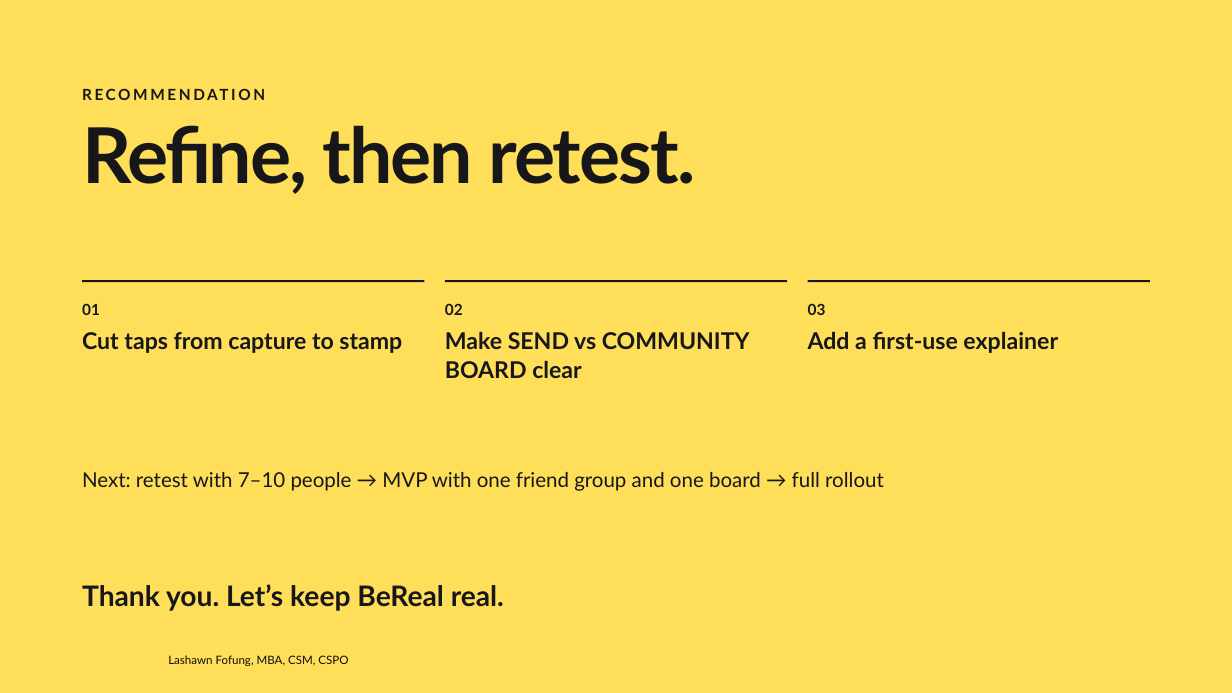
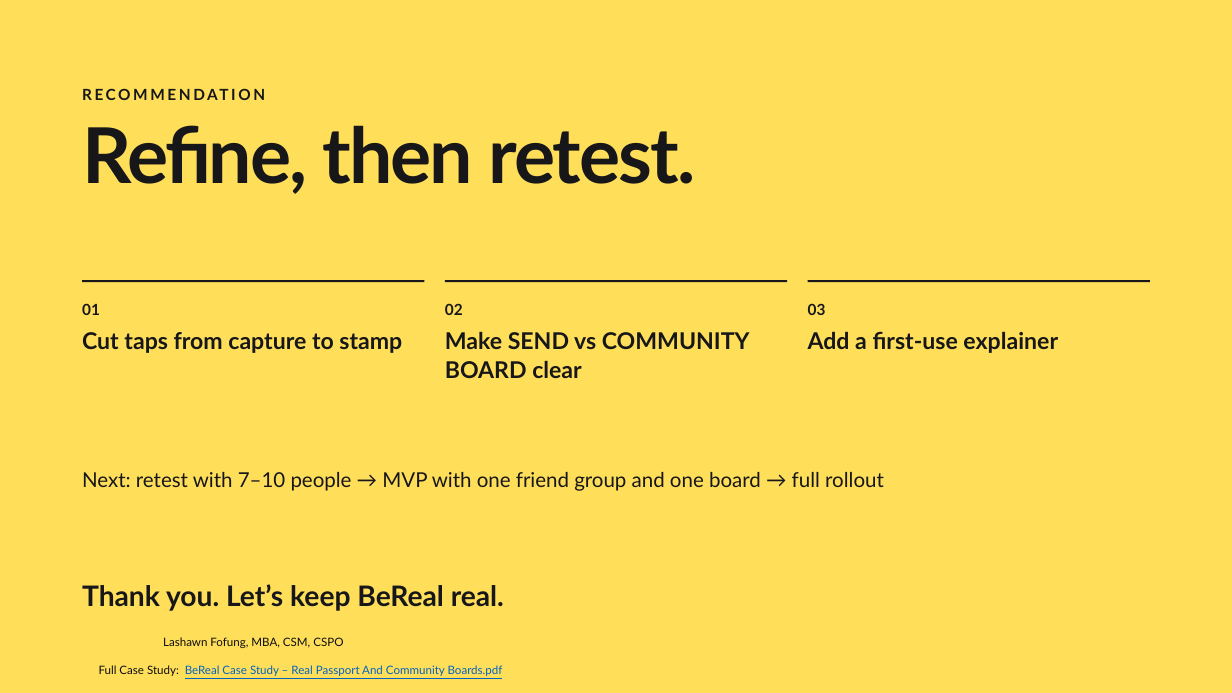
Before and after one commit to LashawnFofung/BeReal-RealProcess, a slide deck: slide 7 of Pitch/BeReal Passport And Community Boards Pitch.pptx. Drawn at 1232x693 pixels with LibreOffice and Linux fonts; fonts in the diff are those of the drawing. Boxes give left, top, right and bottom in pixels: in the first picture for what was removed or moved away, otherwise in the second. Text is boxed around its words. In the diff, an @@ line names an element or a change of style, - is before the commit and + after.

```diff
--- a/Pitch/BeReal Passport And Community Boards Pitch.pptx
+++ b/Pitch/BeReal Passport And Community Boards Pitch.pptx
@@ text "Lashawn Fofung, MBA, CSM, CSPO": place and size @@
-text "Lashawn Fofung, MBA, CSM, CSPO" at box(168, 655, 348, 666)
+text "Lashawn Fofung, MBA, CSM, CSPO" at box(163, 637, 343, 648)
@@ text added at box(99, 665, 503, 676), 9 pt, text #0563C1, underline @@
+Full Case Study: BeReal Case Study – Real Passport And Community Boards.pdf
```
